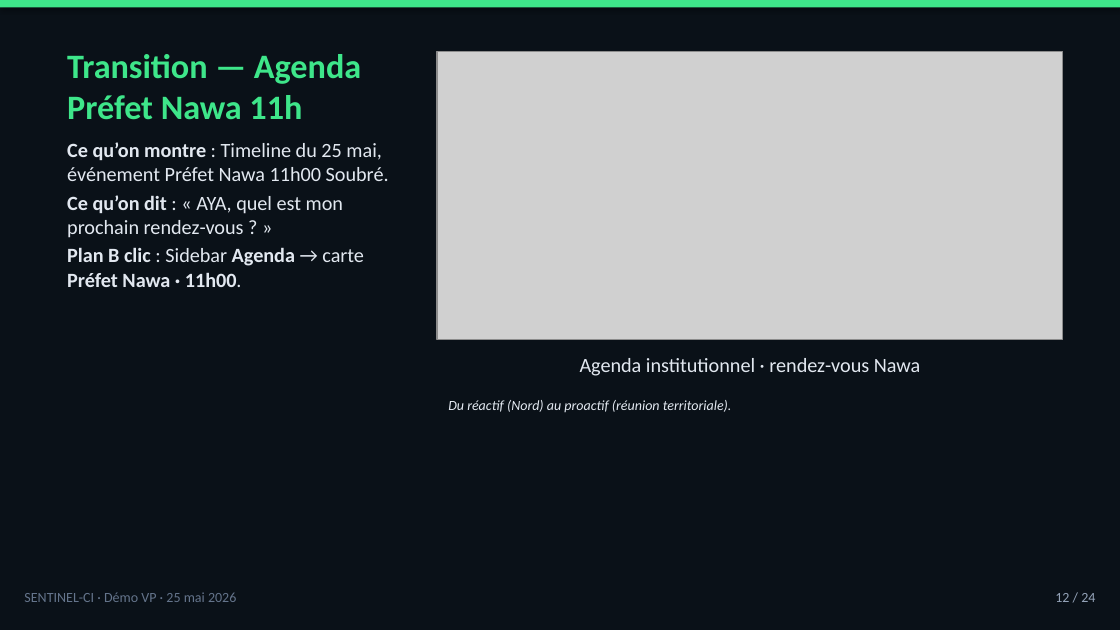
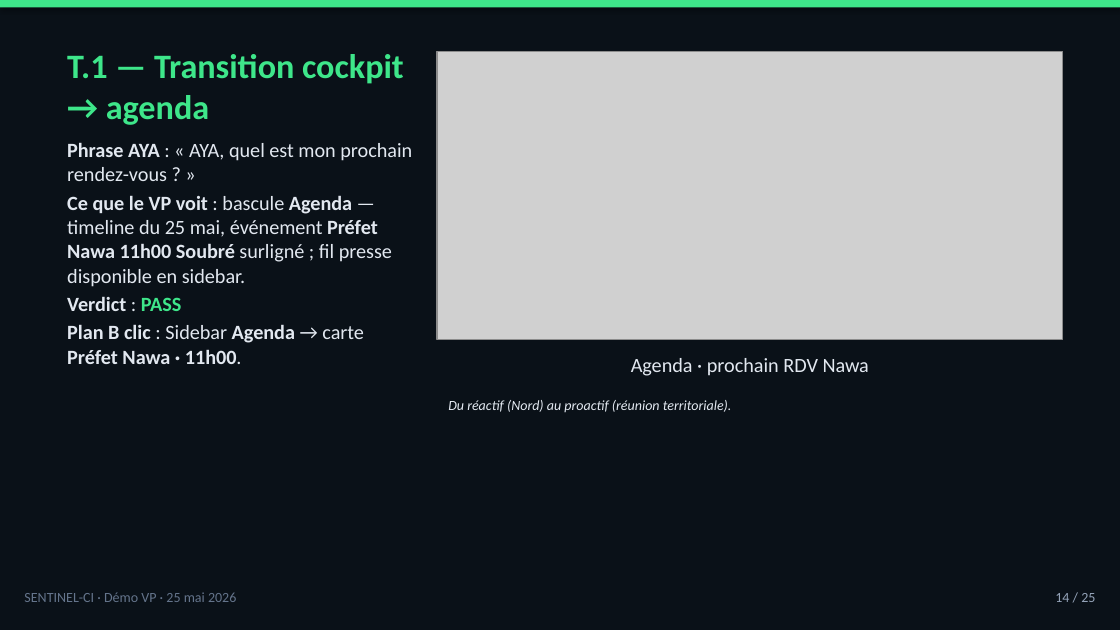
Before and after one commit to tishacian/hyusai, a slide deck: slide 14 of docs/sentinel-ci-demo-presenter-deck-2026-05-25.pptx (slide 12 before the commit). Drawn at 1120x630 pixels with LibreOffice and Linux fonts; fonts in the diff are those of the drawing; grey boxes stand for pictures. Boxes give left, top, right and bottom in pixels: in the first picture for what was removed or moved away, otherwise in the second. Text is boxed around its words. In the diff, an @@ line names an element or a change of style, - is before the commit and + after.

```diff
--- a/docs/sentinel-ci-demo-presenter-deck-2026-05-25.pptx
+++ b/docs/sentinel-ci-demo-presenter-deck-2026-05-25.pptx
@@ title at <box>67,54,404,125</box>: text changed @@
-Transition — Agenda Préfet Nawa 11h
+T.1 — Transition cockpit → agenda
@@ text at <box>67,142,412,311</box>: text changed @@
-Ce qu’on montre : Timeline du 25 mai, événement Préfet Nawa 11h00 Soubré.
-Ce qu’on dit : « AYA, quel est mon prochain rendez-vous ? »
+Phrase AYA : « AYA, quel est mon prochain rendez-vous ? »
+Ce que le VP voit : bascule Agenda — timeline du 25 mai, événement Préfet Nawa 11h00 Soubré surligné ; fil presse disponible en sidebar.
+Verdict : PASS
@@ text at <box>631,358,869,376</box>: text changed @@
-Agenda institutionnel · rendez-vous Nawa
+Agenda · prochain RDV Nawa
@@ text at <box>1055,593,1095,602</box>: text changed @@
-12 / 24
+14 / 25
```
Also in this commit, not shown: 20 other slides changed, 3 slides added, 2 slides removed, 2 other files.
